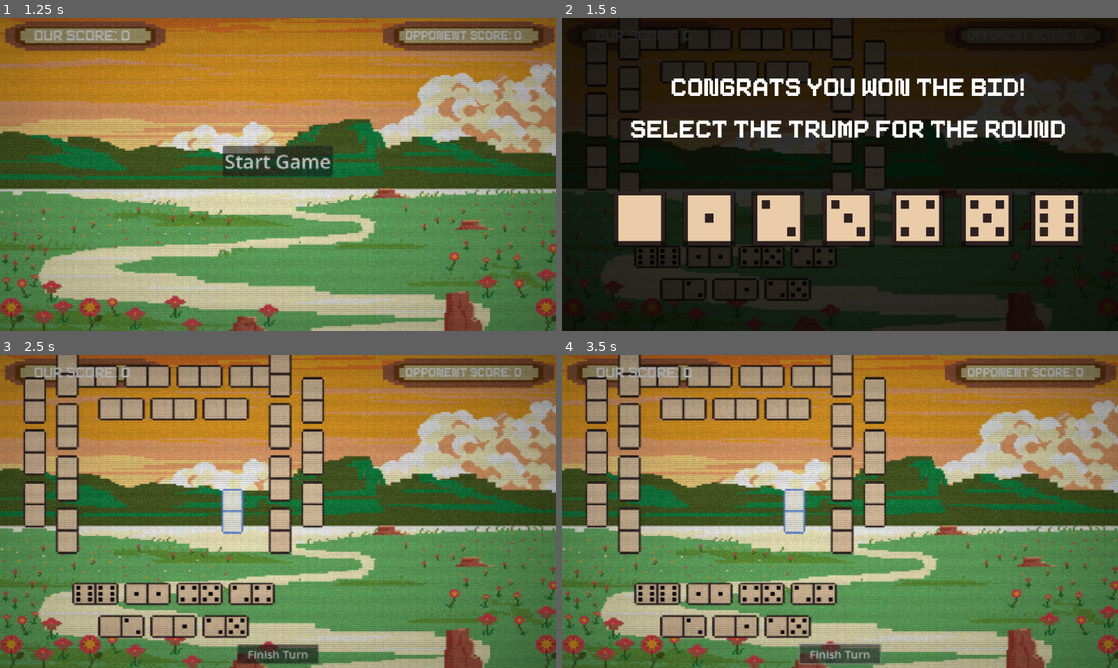
Above: before the commit, frames 1-4 (two rows, left to right).
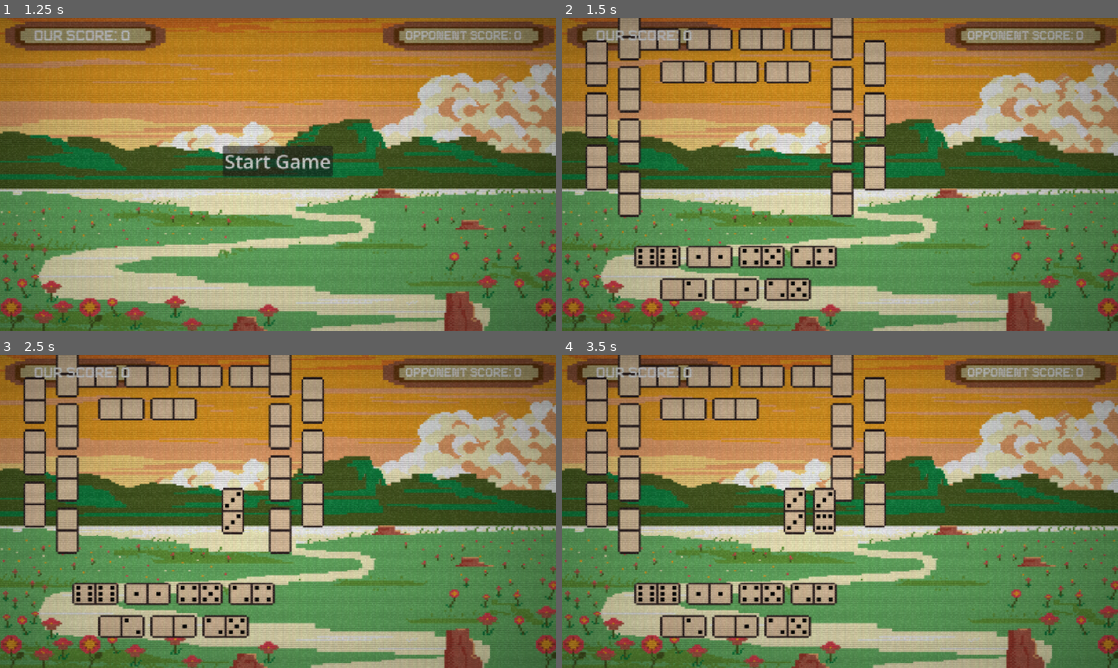
Above: after the commit, the same moments.

Repository: justin23bohrer/42
Game: Godot game, scene res://scenes/main.tscn
Two runs of this game, one before a commit and one after it. Both use one fixed random seed, a clock stepped at 60 frames per second and the inputs below.
Inputs (mouse positions are in pixels of both pictures, inside the frame that each line leads up to):
- Up to frame 1 (1.25 s): click "Start Game" at 0.5 s
- Up to frame 2 (1.5 s): click "Start Game" at 1.25 s
- Up to frame 3 (2.5 s): click (77, 555) at 2.02 s
- Up to frame 4 (3.5 s): click (840, 655) at 2.75 s, where only the run before the commit has a clickable "Finish Turn"

Frame 1 is identical in both runs. In frame 2, 99% of the frame differs, in the area x 0-100%, y 0-100%; in frame 3, 2.1%; in frame 4, 3.3%.

Commit message:
trump works

Diff:
--- a/scenes/42_game.tscn
+++ b/scenes/42_game.tscn
@@ -340,6 +340,7 @@
 
 [node name="blankButton" type="Button" parent="trumpSelector/ColorRect"]
 show_behind_parent = true
+layout_mode = 0
 offset_left = 134.0
 offset_top = 387.0
 offset_right = 248.0
@@ -347,6 +348,7 @@
 
 [node name="oneButton" type="Button" parent="trumpSelector/ColorRect"]
 show_behind_parent = true
+layout_mode = 0
 offset_left = 283.0
 offset_top = 387.0
 offset_right = 397.0
@@ -354,6 +356,7 @@
 
 [node name="twoButton" type="Button" parent="trumpSelector/ColorRect"]
 show_behind_parent = true
+layout_mode = 0
 offset_left = 431.0
 offset_top = 387.0
 offset_right = 545.0
@@ -361,6 +364,7 @@
 
 [node name="threebutton" type="Button" parent="trumpSelector/ColorRect"]
 show_behind_parent = true
+layout_mode = 0
 offset_left = 583.0
 offset_top = 387.0
 offset_right = 697.0
@@ -368,6 +372,7 @@
 
 [node name="fourButton" type="Button" parent="trumpSelector/ColorRect"]
 show_behind_parent = true
+layout_mode = 0
 offset_left = 734.0
 offset_top = 387.0
 offset_right = 848.0
@@ -375,6 +380,7 @@
 
 [node name="fiveButton" type="Button" parent="trumpSelector/ColorRect"]
 show_behind_parent = true
+layout_mode = 0
 offset_left = 884.0
 offset_top = 387.0
 offset_right = 998.0
@@ -382,6 +388,7 @@
 
 [node name="sixButton" type="Button" parent="trumpSelector/ColorRect"]
 show_behind_parent = true
+layout_mode = 0
 offset_left = 1032.0
 offset_top = 387.0
 offset_right = 1146.0
--- a/scenes/domino.tscn
+++ b/scenes/domino.tscn
@@ -1,8 +1,11 @@
-[gd_scene load_steps=5 format=3 uid="uid://c8kjicutsl3ql"]
+[gd_scene load_steps=8 format=3 uid="uid://c8kjicutsl3ql"]
 
 [ext_resource type="Script" path="res://scripts/domino.gd" id="1_7bbmw"]
 [ext_resource type="Texture2D" uid="uid://b37gpd3xe8ige" path="res://assets/dominos/blanks.png" id="1_45hy6"]
 [ext_resource type="FontFile" uid="uid://cxxfk50w5chw3" path="res://assets/font/Pixeboy-z8XGD.ttf" id="3_ngiuv"]
+[ext_resource type="AudioStream" uid="uid://c41b0xxvx4i6w" path="res://assets/music/8-bit-game-sfx-sound-21-269970.mp3" id="4_1pli1"]
+[ext_resource type="AudioStream" uid="uid://besd3nflbk2fg" path="res://assets/music/experimental-8-bit-sound-270302.mp3" id="5_ey6sp"]
+[ext_resource type="AudioStream" uid="uid://1fddr8b3f6fr" path="res://assets/music/gameboy-pluck-41265.mp3" id="6_lysfw"]
 
 [sub_resource type="RectangleShape2D" id="RectangleShape2D_uwevp"]
 size = Vector2(103, 49)
@@ -87,5 +90,14 @@
 theme_override_font_sizes/font_size = 31
 text = "+10"
 
+[node name="redDomSound" type="AudioStreamPlayer" parent="."]
+stream = ExtResource("4_1pli1")
+
+[node name="winningDomSound" type="AudioStreamPlayer" parent="."]
+stream = ExtResource("5_ey6sp")
+
+[node name="doneDomSound" type="AudioStreamPlayer" parent="."]
+stream = ExtResource("6_lysfw")
+
 [connection signal="mouse_entered" from="Area2D" to="." method="_on_area_2d_mouse_entered"]
 [connection signal="mouse_exited" from="Area2D" to="." method="_on_area_2d_mouse_exited"]
--- a/scripts/domino.gd
+++ b/scripts/domino.gd
@@ -68,6 +68,7 @@
 		$five.visible = true
 	if num == 10:
 		$ten.visible = true
+	$redDomSound.play()
 	$Timer.start()
 	await $Timer.timeout
 	$normalDom.visible = true
@@ -78,6 +79,7 @@
 func done_dom_animation():
 	$normalDom.visible = false
 	$doneDom.visible = true
+	$doneDomSound.play()
 	$Timer.start()
 	await $Timer.timeout
 	$normalDom.visible = true
@@ -86,6 +88,7 @@
 func winning_dom_animation():
 	$normalDom.visible = false
 	$winningDom.visible = true
+	$doneDomSound.play()
 	$Timer.start()
 	await $Timer.timeout
 	$normalDom.visible = true
--- a/scripts/game_manager.gd
+++ b/scripts/game_manager.gd
@@ -13,7 +13,7 @@
 var dominosInMiddle = []
 var player_rotation = ["me","op1","tm8","op2"]
 var domsThatTurn = {}
-var winning_player = "me"
+var winning_player = "tm8"
 var trump = -1
 
 # Called when the node is added to the scene
@@ -46,9 +46,12 @@
 func play_round():
 	if winning_player == "me":
 		$"../trumpSelector".visible = true
-	else:
-		trump = 0
 		print("hit")
+	else:
+		print("hit")
+		# Let AI pick highest count or highest double
+		trump = pick_ai_trump(get_node("../teammateHand" if winning_player == "tm8" else "../opponentHand1" if winning_player == "op1" else "../opponentHand2"))
+		print("AI picked trump:", trump)
 	for i in range(7):
 		domsThatTurn = {
 			"op1": [],
@@ -163,7 +166,7 @@
 
 	var chosen_domino
 	if legal_dominos.size() > 0:
-		# Prioritize doubles first, then highest sum
+		# Play legal domino
 		chosen_domino = legal_dominos[0]
 		for dom in legal_dominos:
 			if dom.left_value == dom.right_value and chosen_domino.left_value != chosen_domino.right_value:
@@ -171,11 +174,24 @@
 			elif (dom.left_value + dom.right_value) > (chosen_domino.left_value + chosen_domino.right_value):
 				chosen_domino = dom
 	else:
-		# No legal move, play lowest off-suit domino
-		chosen_domino = off_suit_dominos[0]
+		# No lead-suit domino, prefer trump domino
+		var trump_dominos = []
 		for dom in off_suit_dominos:
-			if (dom.left_value + dom.right_value) < (chosen_domino.left_value + chosen_domino.right_value) and dom.left_value == dom.right_value and dom.left_value + dom.right_value != 5 and dom.left_value + dom.right_value != 10:
-				chosen_domino = dom
+			if dom.left_value == trump or dom.right_value == trump:
+				trump_dominos.append(dom)
+		if trump_dominos.size() > 0:
+			chosen_domino = trump_dominos[0]
+			for dom in trump_dominos:
+				if dom.left_value == dom.right_value and chosen_domino.left_value != chosen_domino.right_value:
+					chosen_domino = dom
+				elif (dom.left_value + dom.right_value) > (chosen_domino.left_value + chosen_domino.right_value):
+					chosen_domino = dom
+		else:
+			# Fallback: lowest value domino
+			chosen_domino = off_suit_dominos[0]
+			for dom in off_suit_dominos:
+				if (dom.left_value + dom.right_value) < (chosen_domino.left_value + chosen_domino.right_value):
+					chosen_domino = dom
 
 	hand_node.present_domino(chosen_domino, location)
 	chosen_domino.update_domino_display()
@@ -205,19 +221,25 @@
 	for player in domsThatTurn.keys():
 		var dom = domsThatTurn[player][0]
 		var is_double = dom[0] == dom[1]
-		var follows_suit = dom[0] == leadingSuit or dom[1] == leadingSuit
+		var follows_lead = dom[0] == leadingSuit or dom[1] == leadingSuit
+		var follows_trump = dom[0] == trump or dom[1] == trump
 		var dom_score = dom[0] + dom[1]
 
-		# Priority: double-in-suit > in-suit > double > off-suit
 		var priority = 0
-		if is_double and follows_suit:
+		# Highest priority: double trump > trump > double lead > lead > double > off-suit
+		if is_double and follows_trump:
+			priority = 5
+		elif follows_trump:
+			priority = 4
+		elif is_double and follows_lead:
 			priority = 3
-		elif follows_suit:
+		elif follows_lead:
 			priority = 2
 		elif is_double:
 			priority = 1
-
-		# Pick higher priority, or higher sum within tie
+		else:
+			priority = 0
+
 		if priority > best_priority or (priority == best_priority and dom_score > best_score):
 			best_priority = priority
 			best_score = dom_score
@@ -304,6 +326,13 @@
 			return dom
 	return null
 
+func pick_ai_trump(hand_node):
+	var count = [0, 0, 0, 0, 0, 0, 0]
+	for dom in hand_node.player_hand:
+		count[dom.left_value] += 1
+		count[dom.right_value] += 1
+	return count.find(count.max())
+
 
 func _on_blank_button_pressed() -> void:
 	trump = 0
--- a/scripts/main.gd
+++ b/scripts/main.gd
@@ -6,6 +6,7 @@
 	var start_screen = $startScreen
 	start_screen.start_pressed.connect(_on_start_game)
 	$background.z_index = -2
+	$screenEffect.layer = 999
 func _on_start_game() -> void:
 	$startScreen.hide()
 	$"42game".visible = true
Not shown, added: assets/music/8-bit-game-sfx-sound-21-269970.mp3.import
Not shown, added: assets/music/experimental-8-bit-sound-270302.mp3.import
Not shown, added: assets/music/gameboy-pluck-41265.mp3.import
Not shown, added: assets/music/8-bit-game-sfx-sound-21-269970.mp3
Not shown, added: assets/music/experimental-8-bit-sound-270302.mp3
Not shown, added: assets/music/gameboy-pluck-41265.mp3
